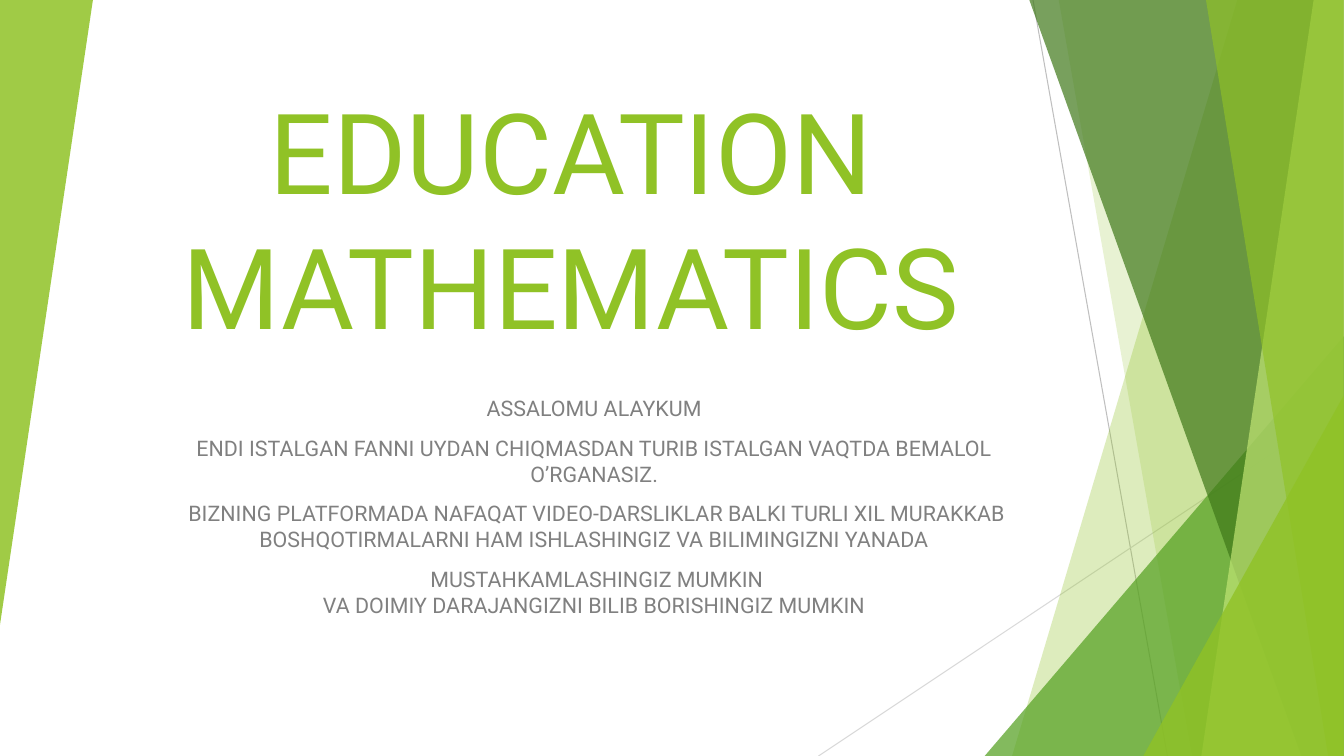
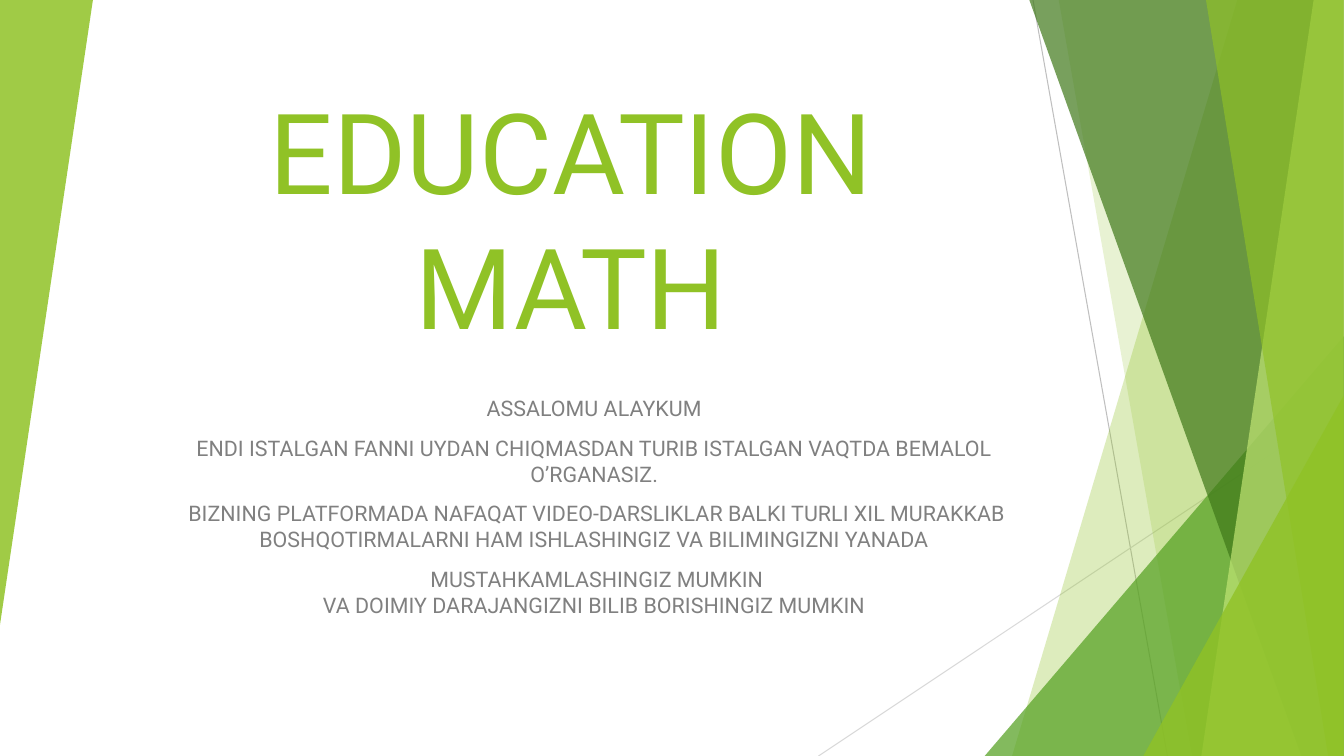
Before and after one commit to mehriddin-amonboyev/Education, a slide deck: slide 1 of EDUCATION.pptx. Drawn at 1344x756 pixels with LibreOffice and Linux fonts; fonts in the diff are those of the drawing. Boxes give left, top, right and bottom in pixels: in the first picture for what was removed or moved away, otherwise in the second. Text is boxed around its words. In the diff, an @@ line names an element or a change of style, - is before the commit and + after.

```diff
--- a/EDUCATION.pptx
+++ b/EDUCATION.pptx
@@ title at <box>270,113,872,329</box>: text changed @@
-EDUCATION
-MATHEMATICS
+EDUCATION
+MATH
```
Also in this commit, not shown: 18 other files.
